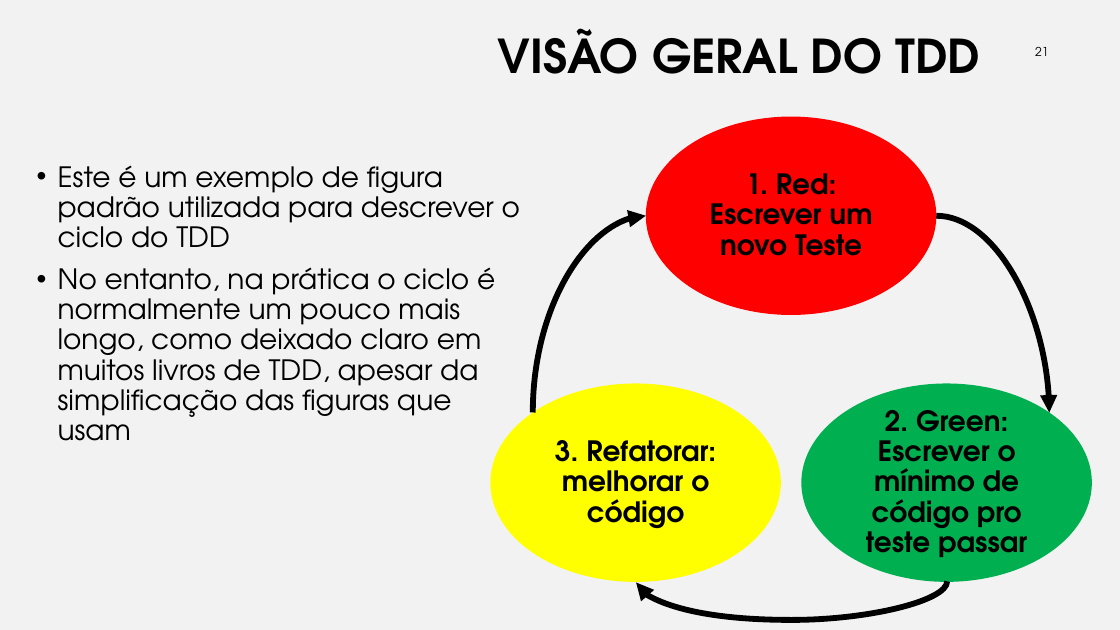
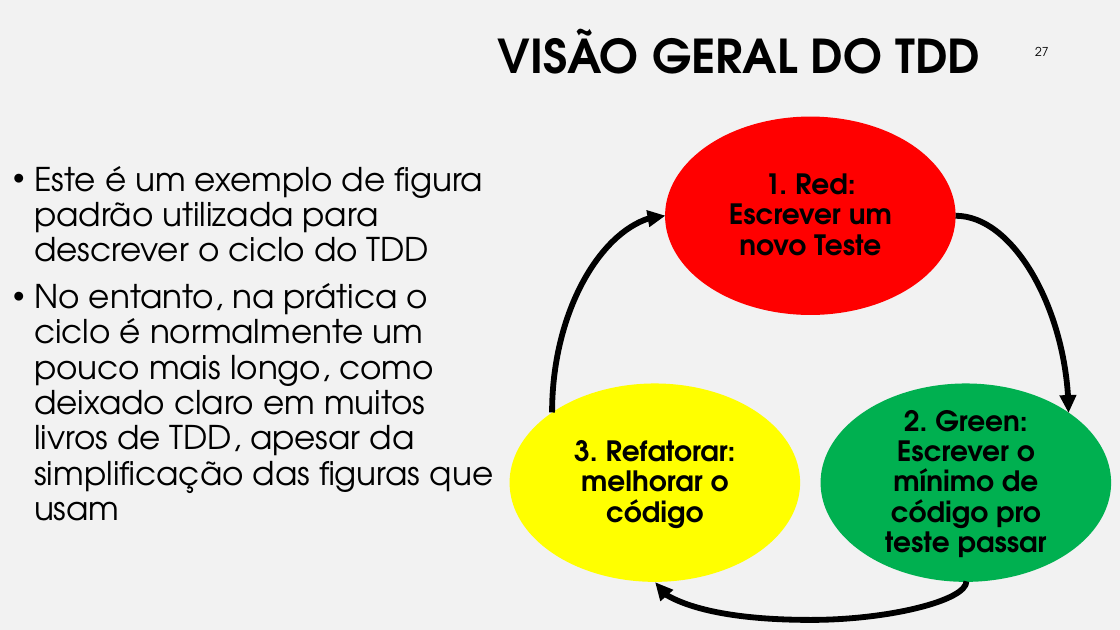
Before and after one commit to iftopalmas/testes-de-software, a slide deck: slide 27 of projects/01-introducao-tdd/tdd.pptx (slide 21 before the commit). Drawn at 1120x630 pixels with LibreOffice and Linux fonts; fonts in the diff are those of the drawing; background and template pictures are left out. Boxes give left, top, right and bottom in pixels: in the first picture for what was removed or moved away, otherwise in the second. Text is boxed around its words. In the diff, an @@ line names an element or a change of style, - is before the commit and + after.

```diff
--- a/projects/01-introducao-tdd/tdd.pptx
+++ b/projects/01-introducao-tdd/tdd.pptx
@@ page number at <box>1035,47,1049,56</box>: text changed @@
-21
+27
@@ text "Este é um exemplo de ...": place and size @@
-text "Este é um exemplo de ..." at <box>58,165,520,441</box>
+text "Este é um exemplo de ..." at <box>34,166,493,521</box>
@@ text "Este é um exemplo de ..." at <box>34,166,493,521</box>: size 24 to 28 pt @@
@@ 3 texts, 3 ellipses, 3 curved arrows: place and size @@
-3 texts, 3 ellipses, 3 curved arrows at <box>491,117,1092,620</box>
+3 texts, 3 ellipses, 3 curved arrows at <box>510,117,1112,620</box>
```
Also in this commit, not shown: 21 other slides changed, 7 slides added, 1 other file.
